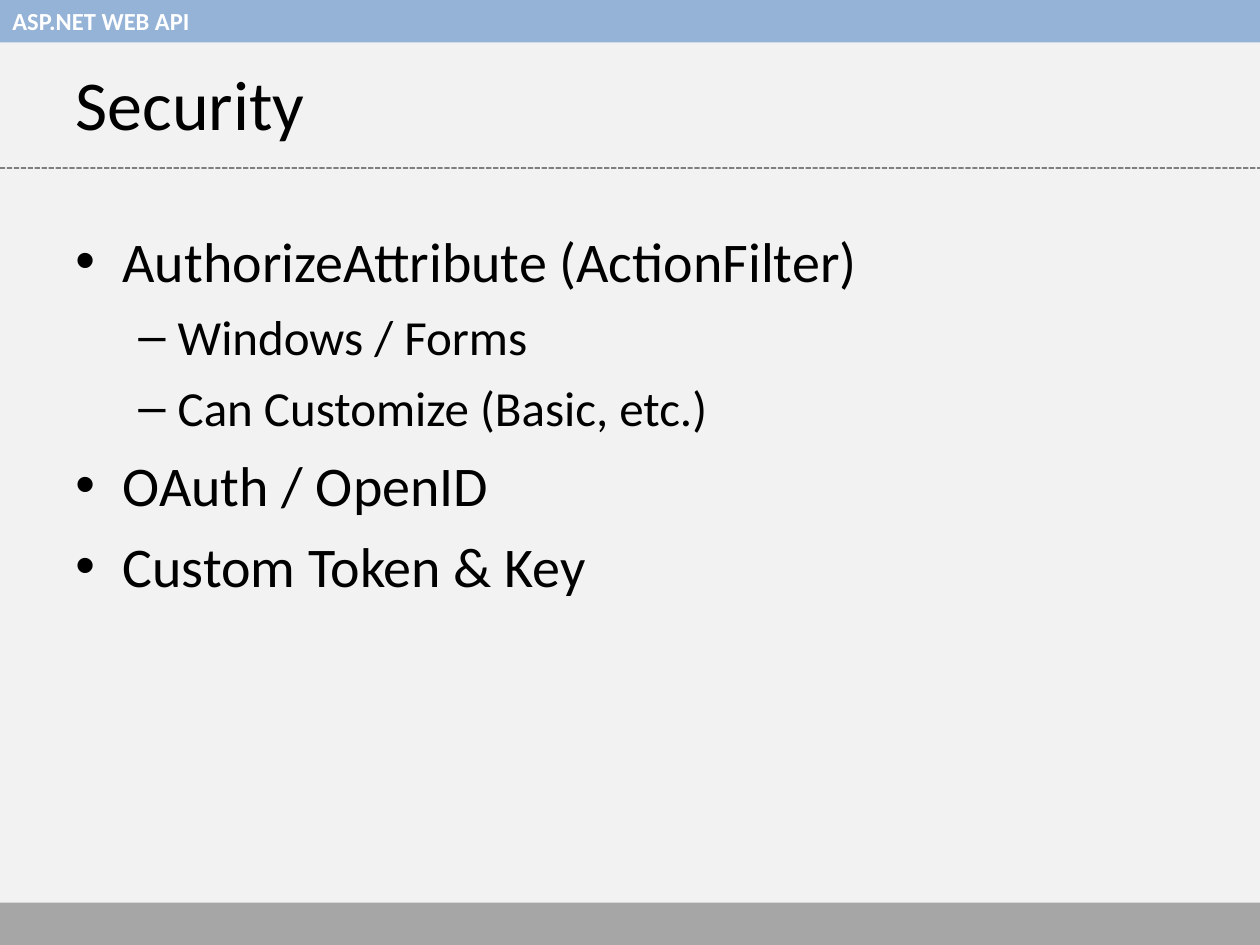
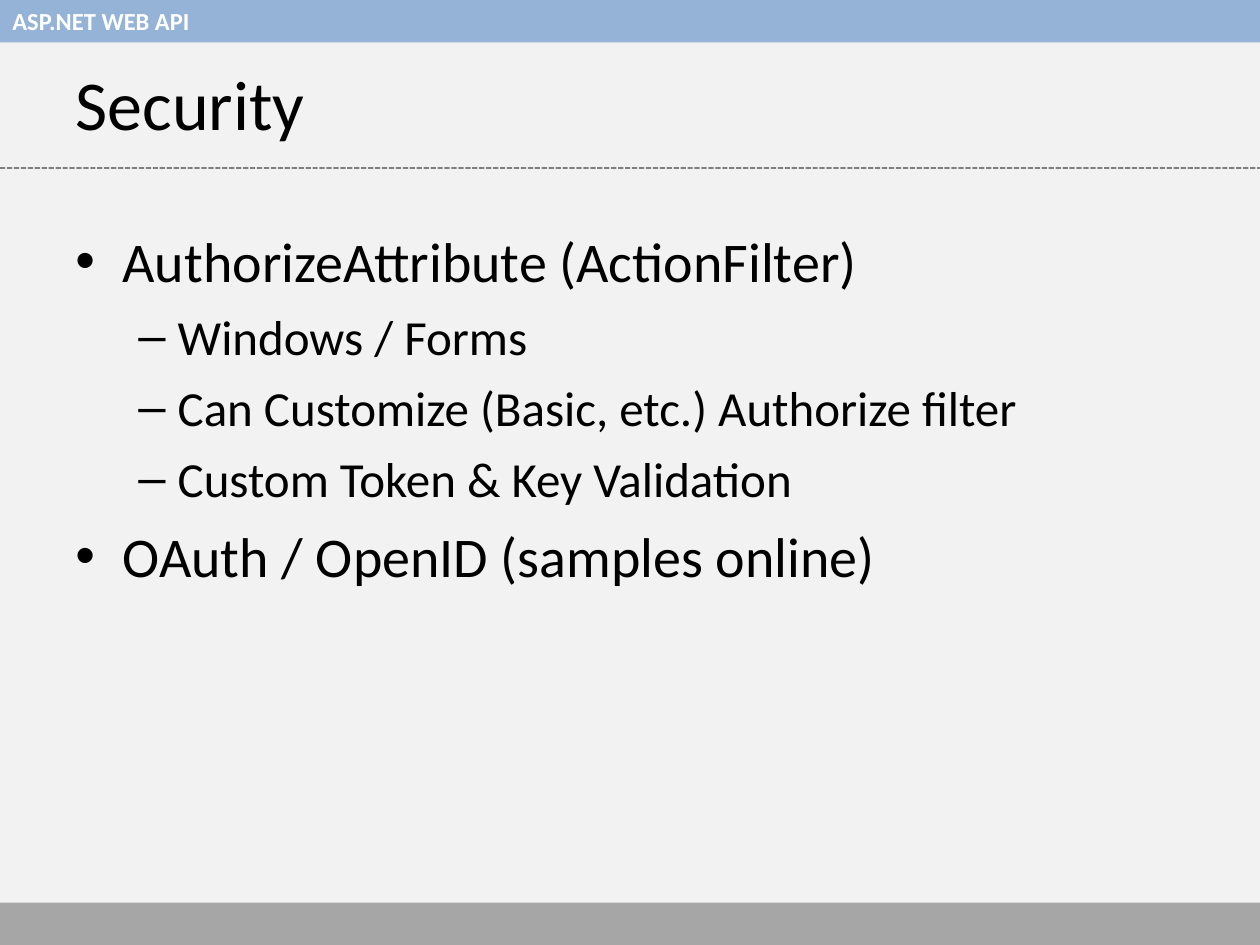
Before and after one commit to thaslam/hartford-code-camp-5, a slide deck: slide 16 of web-api-presentation.ppt. Drawn at 1260x945 pixels with LibreOffice and Linux fonts; fonts in the diff are those of the drawing. Boxes give left, top, right and bottom in pixels: in the first picture for what was removed or moved away, otherwise in the second. Text is boxed around its words. In the diff, an @@ line names an element or a change of style, - is before the commit and + after.

```diff
--- a/web-api-presentation.ppt
+++ b/web-api-presentation.ppt
@@ text at [123, 390, 1016, 586]: text changed; size 32 to 28 pt @@
-  – Can Customize (Basic, etc.)
-• OAuth / OpenID
-• Custom Token & Key
+  – Can Customize (Basic, etc.) Authorize filter
+  – Custom Token & Key Validation
+• OAuth / OpenID (samples online)
```
Also in this commit, not shown: 4 other slides changed, 3 other files.
